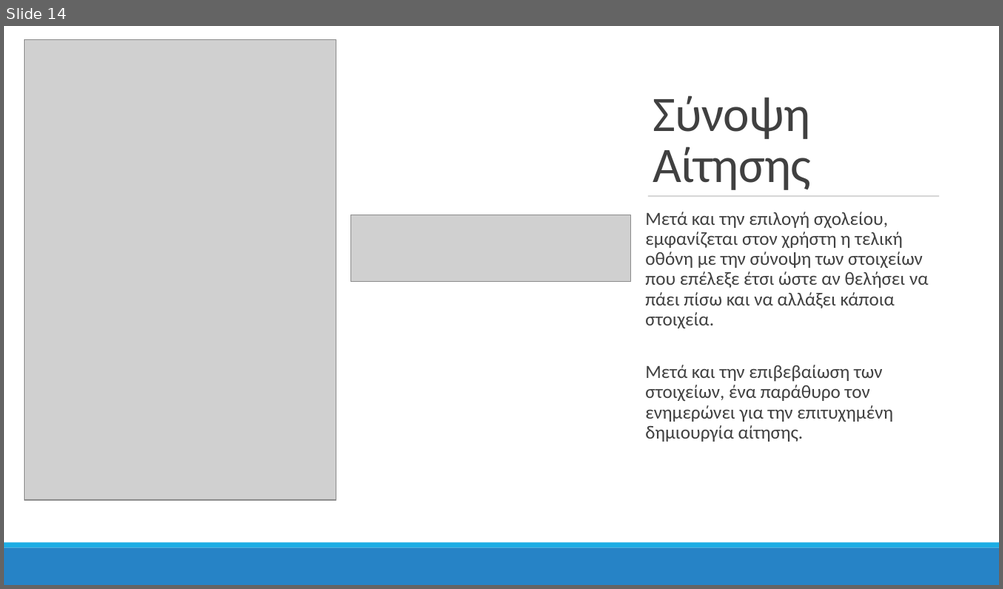
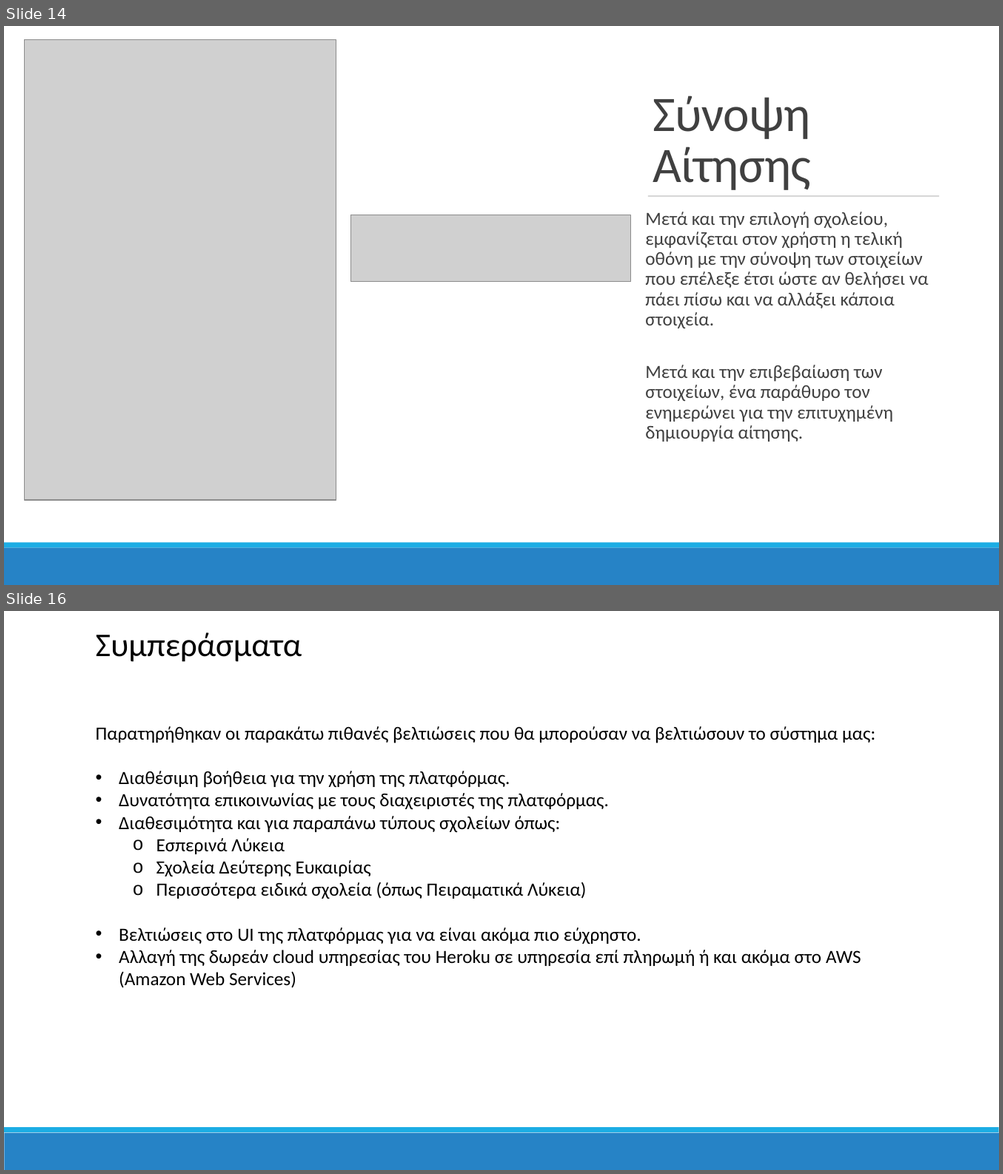
Before and after one commit to mpapd/MSc_Repo, a slide deck: A_Semester/Diaxeirisi_Gnosis/Omadiko_Project/parousiasi/eregister_Parousiasi.pptx. Shown one above the other, each under a label of ours: slide 14 before the commit, slides 14 and 16 after it; the slides between them are not shown. The pictures are 1003x589 and 1003x1174 pixels, drawn with LibreOffice and Linux fonts; fonts in the diff are those of the drawing; grey boxes stand for pictures. Boxes give left, top, right and bottom in pixels: in the first picture for what was removed or moved away, otherwise in the second. Text is boxed around its words. In the diff, an @@ line names an element or a change of style, - is before the commit and + after.

```diff
--- a/A_Semester/Diaxeirisi_Gnosis/Omadiko_Project/parousiasi/eregister_Parousiasi.pptx
+++ b/A_Semester/Diaxeirisi_Gnosis/Omadiko_Project/parousiasi/eregister_Parousiasi.pptx
@@ slide 16 added at [4, 611, 999, 1170], background #FFFFFF @@
@@ text added at [96, 632, 302, 662], 32 pt, text #000000 @@
+Συμπεράσματα
@@ text added at [96, 726, 875, 988], 18 pt, text #000000 @@
+Παρατηρήθηκαν οι παρακάτω πιθανές βελτιώσεις που θα μπορούσαν να βελτιώσουν το σύστημα μας:
+• Διαθέσιμη βοήθεια για την χρήση της πλατφόρμας.
+• Δυνατότητα επικοινωνίας με τους διαχειριστές της πλατφόρμας.
+• Διαθεσιμότητα και για παραπάνω τύπους σχολείων όπως:
+  o Εσπερινά Λύκεια
+  o Σχολεία Δεύτερης Ευκαιρίας
+  o Περισσότερα ειδικά σχολεία (όπως Πειραματικά Λύκεια)
+• Βελτιώσεις στο UI της πλατφόρμας για να είναι ακόμα πιο εύχρηστο.
+• Αλλαγή της δωρεάν cloud υπηρεσίας του Heroku σε υπηρεσία επί πληρωμή ή και ακόμα στο AWS (Amazon Web Services)
@@ rectangle added at [4, 1133, 999, 1170], fill #2683C6 @@
@@ rectangle added at [4, 1128, 999, 1133], fill #1CADE4 @@
```
Also in this commit, not shown: 2 other slides added, 13 other files.
